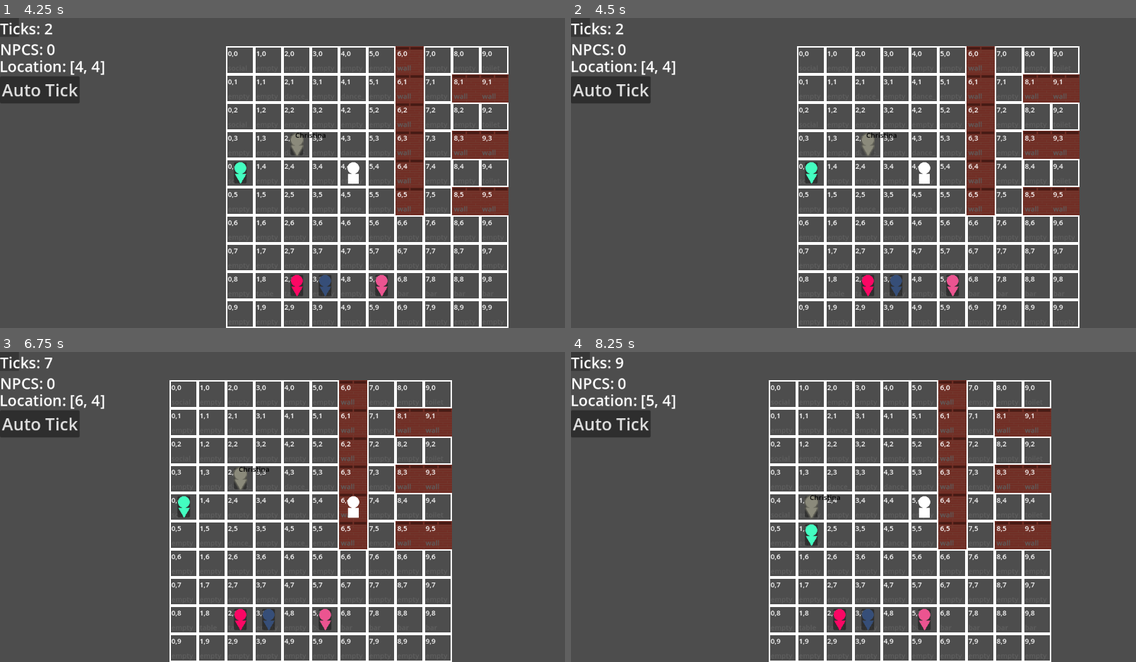
Above: before the commit, frames 1-4 (two rows, left to right).
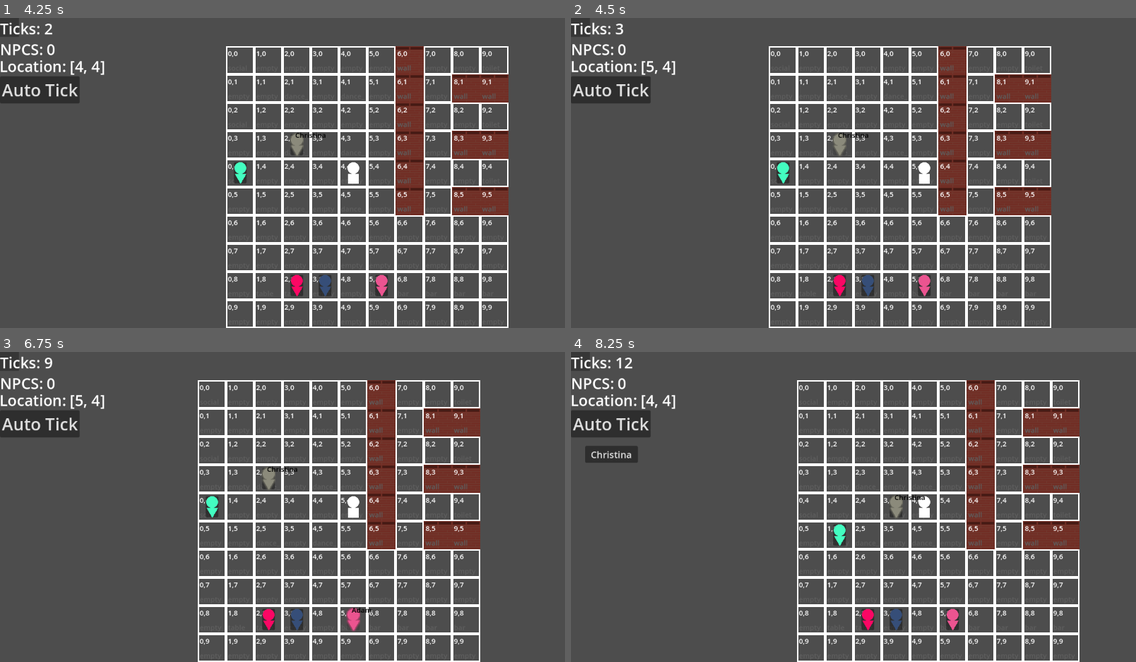
Above: after the commit, the same moments.

Repository: churrupy/elf-game
Game: Godot game, scene res://main.tscn
Two runs of this game, one before a commit and one after it. Both use one fixed random seed, a clock stepped at 60 frames per second and the inputs below.
Inputs (mouse positions are in pixels of both pictures, inside the frame that each line leads up to):
- Up to frame 1 (4.25 s): click "Auto Tick" at 0.5 s; click (299, 145) at 1.27 s; click "Watch" at 2 s; click "Unwatch" at 2.75 s; click "X" at 3.5 s
- Up to frame 2 (4.5 s): tap Enter at 4.25 s; move the mouse to (864, 145) at 4.27 s; hold D (move_right) from 4.28 s (still down); hold Shift (suppress_tick) from 4.28 s (still down)
- Up to frame 3 (6.75 s): tap Space at 5, 6.5 s; move the mouse to (237, 507) at 5.02 s; release D (move_right) at 5.03 s; release Shift (suppress_tick) at 5.03 s; hold S (move_down) 5.03-5.78 s; tap T (auto_tick) at 5.1 s; tap Shift (suppress_tick) at 5.3, 6.6 s; tap Enter at 5.75 s; move the mouse to (271, 590) at 5.77 s; hold D (move_right) 5.78-6.53 s; hold Shift (suppress_tick) 5.78-6.53 s; move the mouse to (350, 590) at 6.52 s; hold W (move_up) from 6.53 s (still down)
- Up to frame 4 (8.25 s): tap Enter at 7.25 s; move the mouse to (842, 618) at 7.27 s; release W (move_up) at 7.28 s; hold Shift (suppress_tick) 7.28-8.03 s; hold A (move_left) from 7.28 s (still down); tap T (auto_tick) at 7.35 s; tap Space at 8 s; move the mouse to (684, 460) at 8.02 s; tap Shift (suppress_tick) at 8.1 s

Frame 1 is identical in both runs. In frame 2, 11% of the frame differs, in the area x 7-90%, y 1-100%; in frame 3, 11%; in frame 4, 12%, in the area x 2-90%, y 1-100%.
Error before the commit: Invalid access to property or key 'X_RANGE' on a base object of type 'ColorRect (Map)'. (res://scripts/main.gd:292)

Commit message:
Added impassable walls
- player can no longer phase through walls
- npcs no longer phase through walls

Diff:
--- a/scripts/SignalBus.gd
+++ b/scripts/SignalBus.gd
@@ -1,6 +1,19 @@
 extends Node
 
+#region npcs
 signal npc_hover(npc)
 signal npc_hover_off(npc)
 signal npc_click(npc)
 signal close_npc_menu()
+
+
+
+
+#endregion
+
+#region player
+signal player_move_request(location)
+
+
+
+#endregion
--- a/scripts/default_menu.gd
+++ b/scripts/default_menu.gd
@@ -28,7 +28,7 @@
 		add_child(npc_button)
 		npc_button.initialize(npc)
 		npc_button.position = Vector2(button_x, button_y)
-		npc_button.connect("pressed", Callable(self, "open_npc_menu").bind(npc))
+		#npc_button.connect("pressed", Callable(self, "open_npc_menu").bind(npc))
 		button_y += 40
 
 
--- a/scripts/main.gd
+++ b/scripts/main.gd
@@ -14,6 +14,7 @@
 
 # Called when the node enters the scene tree for the first time.
 func _ready() -> void:
+	SignalBus.player_move_request.connect(process_player_move)
 	for i in Constants.NUM_NPCS:
 		create_npc()
 	_on_tick()
@@ -37,6 +38,14 @@
 		_on_tick()
 
 #region ticks
+
+func process_player_move(location):
+	var tile = $Map.get_tile(location)
+	if tile.is_travelable():
+		Global.PLAYER_LOCATION = location
+	else:
+		print("tile not accessible")
+	_on_tick()
 
 func auto_tick() -> void:
 	_on_tick()
@@ -266,9 +275,13 @@
 			continue
 		if n[1] < 0 or n[1] >= Constants.MAP_SIZE[1]:
 			continue
-		valid_neighbors.append(n)
 		var tile = $Map.get_tile(n)
 		if !tile.is_travelable(): continue
+		valid_neighbors.append(n)
+
+
+	#print("valid neighbors!")
+	#print(valid_neighbors)
 	return valid_neighbors
 
 func get_next_step(parent_dict, start, end):
--- a/scripts/map.gd
+++ b/scripts/map.gd
@@ -151,7 +151,7 @@
 	while true:
 		var location = [randi_range(0, Constants.MAP_SIZE[0]-1), randi_range(0, Constants.MAP_SIZE[1]-1)]
 		var tile = get_tile(location)
-		if !tile.is_reserved_or_occupied():
+		if !tile.is_reserved_or_occupied() and tile.is_travelable():
 			return tile
 
 func get_all_actions_on_map():
--- a/scripts/player.gd
+++ b/scripts/player.gd
@@ -40,6 +40,10 @@
 		return
 	#var old_location = [Global.PLAYER_LOCATION[0], Global.PLAYER_LOCATION[1]]
 	var old_location = [Global.PLAYER_LOCATION[0] + Global.PLAYER_LOCATION[1]]
+	var new_location = [Global.PLAYER_LOCATION[0] + delta_direction[0], Global.PLAYER_LOCATION[1] + delta_direction[1]]
+
+	SignalBus.player_move_request.emit(new_location)
+	return
 	Global.PLAYER_LOCATION[0] += delta_direction[0]
 	Global.PLAYER_LOCATION[0] = clamp(Global.PLAYER_LOCATION[0], 0, Constants.MAP_SIZE[0]-1)
 	Global.PLAYER_LOCATION[1] += delta_direction[1]
--- a/scripts/tile.gd
+++ b/scripts/tile.gd
@@ -35,7 +35,8 @@
 
 func is_travelable():
 	var tile_data = Constants.TILE_TEMPLATES[TYPE]
-	if tile_data["impassable"]: return false
+	if tile_data["impassable"]:
+		return false
 	return true
 
 func is_reserved_or_occupied():
